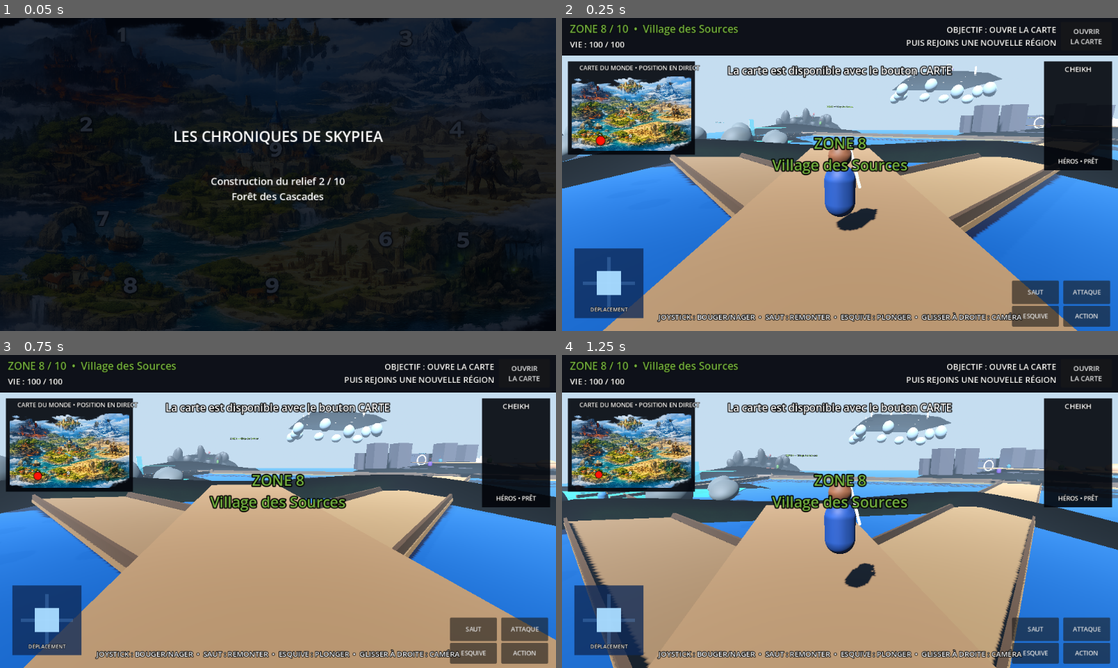
Above: before the commit, frames 1-4 (two rows, left to right).
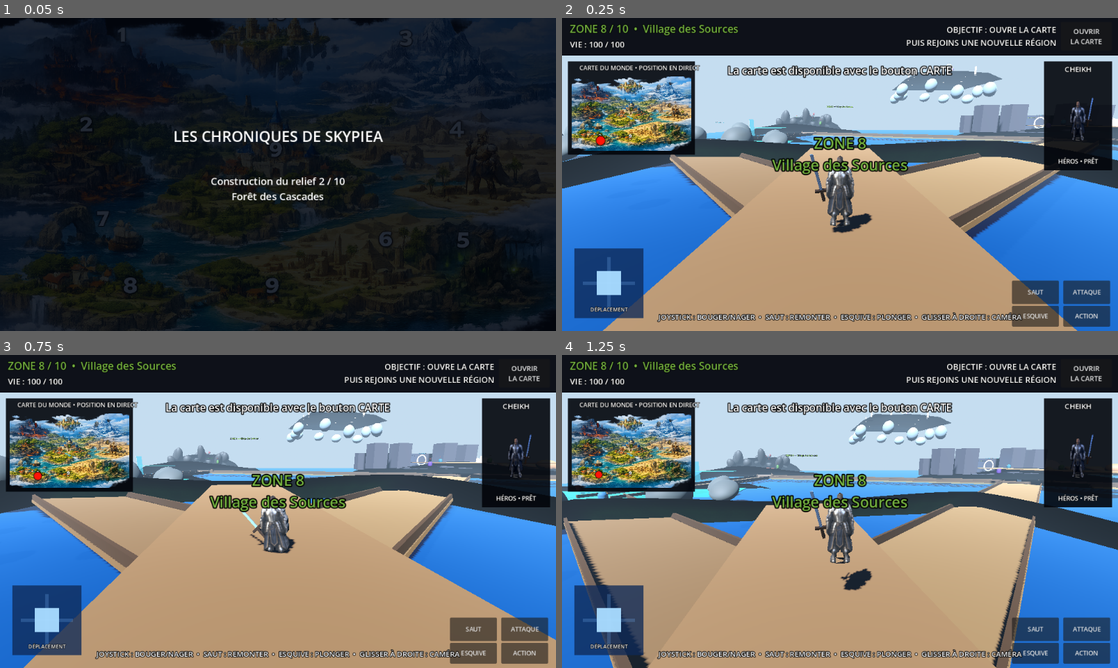
Above: after the commit, the same moments.

Repository: Chasmet/Zelda-like
Game: Godot game, scene res://scenes/main.tscn
The game is run twice, just before and just after one commit, with the same random seed, the same clock (stepped at 60 frames per second) and the same inputs.
Inputs (mouse positions are in pixels of both pictures, inside the frame that each line leads up to):
- Up to frame 1 (0.05 s): no input
- Up to frame 2 (0.25 s): no input
- Up to frame 3 (0.75 s): tap Enter at 0.5 s; move the mouse to (305, 511) at 0.52 s; hold W (move_forward) from 0.53 s (still down); hold Shift (dodge) from 0.53 s (still down); tap F (attack) at 0.6 s; click (305, 511) at 0.67 s
- Up to frame 4 (1.25 s): keep holding W (move_forward); keep holding Shift (dodge); tap Space (jump) at 0.77 s

Frame 1 is identical in both runs. In frame 2, 1.5% of the frame differs, in the area x 44-96%, y 25-69%; in frame 3, 1.0%; in frame 4, 1.5%, in the area x 44-96%, y 25-76%.

Commit message:
V8 : intégrer CHK joueur 1 comme héros principal
Remplace le héros existant par joueur 1 chk.glb, ajoute des animations procédurales adaptées au maillage monobloc, une épée animée, le portrait HUD et les validations complètes du gameplay Android.

Diff:
--- /dev/null
+++ b/scenes/chk_player_model.tscn
@@ -0,0 +1,50 @@
+[gd_scene load_steps=7 format=3]
+
+[ext_resource type="PackedScene" path="res://joueur 1 chk.glb" id="1_chk"]
+
+[sub_resource type="StandardMaterial3D" id="Material_blade"]
+albedo_color = Color(0.72, 0.82, 0.92, 1)
+metallic = 0.82
+roughness = 0.22
+
+[sub_resource type="BoxMesh" id="Mesh_blade"]
+material = SubResource("Material_blade")
+size = Vector3(0.07, 1.08, 0.035)
+
+[sub_resource type="StandardMaterial3D" id="Material_hilt"]
+albedo_color = Color(0.18, 0.11, 0.045, 1)
+metallic = 0.32
+roughness = 0.56
+
+[sub_resource type="BoxMesh" id="Mesh_guard"]
+material = SubResource("Material_hilt")
+size = Vector3(0.34, 0.065, 0.075)
+
+[sub_resource type="BoxMesh" id="Mesh_handle"]
+material = SubResource("Material_hilt")
+size = Vector3(0.075, 0.30, 0.075)
+
+[node name="CHKJoueur1" type="Node3D"]
+
+[node name="CharacterMesh" parent="." instance=ExtResource("1_chk")]
+position = Vector3(0, 0.92, 0)
+scale = Vector3(0.92, 0.92, 0.92)
+
+[node name="Sword" type="Node3D" parent="."]
+position = Vector3(0.50, 0.92, 0.03)
+rotation = Vector3(0, 0, -0.18)
+
+[node name="Blade" type="MeshInstance3D" parent="Sword"]
+position = Vector3(0, 0.57, 0)
+mesh = SubResource("Mesh_blade")
+cast_shadow = 1
+
+[node name="Guard" type="MeshInstance3D" parent="Sword"]
+position = Vector3(0, 0.025, 0)
+mesh = SubResource("Mesh_guard")
+cast_shadow = 1
+
+[node name="Handle" type="MeshInstance3D" parent="Sword"]
+position = Vector3(0, -0.16, 0)
+mesh = SubResource("Mesh_handle")
+cast_shadow = 1
--- a/scenes/main.tscn
+++ b/scenes/main.tscn
@@ -1,13 +1,13 @@
 [gd_scene load_steps=7 format=3]
 
-[ext_resource type="Script" path="res://scripts/main_water_final.gd" id="1_main"]
+[ext_resource type="Script" path="res://scripts/main_chk_player.gd" id="1_main"]
 [ext_resource type="Script" path="res://scripts/portrait_hud_adjuster.gd" id="2_portrait"]
 [ext_resource type="Script" path="res://scripts/ci_hud_capture.gd" id="3_capture"]
 [ext_resource type="Script" path="res://scripts/ci_walk_animation_check.gd" id="4_walk"]
 [ext_resource type="Script" path="res://scripts/ci_full_playthrough.gd" id="5_playthrough"]
 [ext_resource type="Script" path="res://scripts/ci_water_physics_check.gd" id="6_water"]
 
-[node name="SkypieaWaterPhysicsFinal" type="Node3D"]
+[node name="SkypieaCHKPlayer" type="Node3D"]
 script = ExtResource("1_main")
 
 [node name="PortraitHUDAdjuster" type="Node" parent="."]
--- a/scripts/ci_walk_animation_check.gd
+++ b/scripts/ci_walk_animation_check.gd
@@ -2,6 +2,9 @@
 
 const MAX_WAIT_SECONDS := 120.0
 const TEST_TOUCH_ID := 27
+const MIN_WALK_POSE_DELTA := 0.012
+const MIN_ATTACK_POSE_DELTA := 0.030
+const MIN_DODGE_POSE_DELTA := 0.040
 
 
 func _ready() -> void:
@@ -33,9 +36,15 @@
 		get_tree().quit(4)
 		return
 
-	if not bool(animator.call("is_rig_ready")):
-		push_error("CI TOUCH CHECK: Arm_L, Arm_R, Leg_L or Leg_R pivot is missing")
+	if not animator.has_method("is_animation_ready") or not bool(animator.call("is_animation_ready")):
+		push_error("CI TOUCH CHECK: CHK player animation system is not ready")
 		get_tree().quit(5)
+		return
+
+	var imported_model: Node = player.get_node_or_null("Visual/ImportedHeroModel/HeroBlenderAsset")
+	if not is_instance_valid(imported_model):
+		push_error("CI TOUCH CHECK: joueur 1 chk.glb was not installed as the active hero")
+		get_tree().quit(6)
 		return
 
 	var joystick_rect: Rect2 = joystick_base.get_global_rect()
@@ -54,10 +63,9 @@
 	if applied_move.length() < 0.45 or applied_move.y > -0.35:
 		push_error("CI TOUCH CHECK: touching above the joystick did not create forward movement: %s" % applied_move)
 		_release_touch(forward_touch)
-		get_tree().quit(6)
+		get_tree().quit(7)
 		return
 
-	# Measure two different limb poses while the same finger remains pressed.
 	await get_tree().create_timer(0.31).timeout
 	var first_position: Vector3 = player.global_position
 	var first_pose: Vector4 = animator.call("get_animation_signature")
@@ -73,12 +81,12 @@
 	if total_travelled < 2.0 or moving_interval < 0.80:
 		push_error("CI TOUCH CHECK: touchscreen joystick did not move the hero continuously; total %.4f interval %.4f debug=%s" % [total_travelled, moving_interval, movement_debug])
 		_release_touch(forward_touch)
-		get_tree().quit(7)
+		get_tree().quit(8)
 		return
-	if pose_change < 0.15:
-		push_error("CI TOUCH CHECK: hero moved but limbs remained frozen; pose delta %.4f" % pose_change)
+	if pose_change < MIN_WALK_POSE_DELTA:
+		push_error("CI TOUCH CHECK: CHK hero moved but the visible model animation stayed frozen; pose delta %.4f" % pose_change)
 		_release_touch(forward_touch)
-		get_tree().quit(8)
+		get_tree().quit(9)
 		return
 
 	_release_touch(forward_touch)
@@ -91,14 +99,35 @@
 
 	if released_move.length() > 0.01:
 		push_error("CI TOUCH CHECK: hero kept receiving input after finger release: %s" % released_move)
-		get_tree().quit(9)
+		get_tree().quit(10)
 		return
 	if stopping_distance > 0.45:
 		push_error("CI TOUCH CHECK: hero failed to stop after release; travelled %.4f" % stopping_distance)
-		get_tree().quit(10)
+		get_tree().quit(11)
 		return
 
-	print("CI TOUCH CHECK OK: total=%.3f interval=%.3f pose_delta=%.3f stop=%.3f" % [total_travelled, moving_interval, pose_change, stopping_distance])
+	var idle_pose: Vector4 = animator.call("get_animation_signature")
+	player.call("attack")
+	await get_tree().create_timer(0.18).timeout
+	var attack_pose: Vector4 = animator.call("get_animation_signature")
+	var attack_change: float = (attack_pose - idle_pose).length()
+	if attack_change < MIN_ATTACK_POSE_DELTA:
+		push_error("CI TOUCH CHECK: CHK attack animation is not visible; delta %.4f" % attack_change)
+		get_tree().quit(12)
+		return
+
+	await get_tree().create_timer(0.48).timeout
+	var before_dodge: Vector4 = animator.call("get_animation_signature")
+	player.call("dodge")
+	await get_tree().create_timer(0.20).timeout
+	var dodge_pose: Vector4 = animator.call("get_animation_signature")
+	var dodge_change: float = (dodge_pose - before_dodge).length()
+	if dodge_change < MIN_DODGE_POSE_DELTA:
+		push_error("CI TOUCH CHECK: CHK dodge animation is not visible; delta %.4f" % dodge_change)
+		get_tree().quit(13)
+		return
+
+	print("CI TOUCH CHECK OK: model=joueur 1 chk.glb total=%.3f interval=%.3f walk_delta=%.3f attack_delta=%.3f dodge_delta=%.3f stop=%.3f" % [total_travelled, moving_interval, pose_change, attack_change, dodge_change, stopping_distance])
 	get_tree().quit()
 
 
--- /dev/null
+++ b/scripts/main_chk_player.gd
@@ -0,0 +1,45 @@
+extends "res://scripts/main_water_final.gd"
+
+const CHK_PLAYER_SCRIPT = preload("res://scripts/player_chk.gd")
+const CHK_HERO_MODEL = "res://scenes/chk_player_model.tscn"
+
+
+func _spawn_player() -> void:
+	if not ResourceLoader.exists(CHK_HERO_MODEL):
+		push_error("Le modèle joueur 1 chk.glb est absent ou non importable")
+		return
+
+	player = CHK_PLAYER_SCRIPT.new()
+	player.name = "CheikhHeroCHK"
+	var center: Vector3 = ZONE_CENTERS[START_ZONE]
+	var spawn_x: float = center.x
+	var spawn_z: float = center.z + 4.0
+	player.position = Vector3(
+		spawn_x,
+		_terrain_world_height(START_ZONE, spawn_x, spawn_z) + 0.45,
+		spawn_z
+	)
+	add_child(player)
+	player.set_spawn(player.global_position)
+	player.set_water_profile(OCEAN_SURFACE_Y, OCEAN_BOTTOM_Y, OCEAN_BOUNDS)
+	player.apply_asset(CHK_HERO_MODEL)
+	player.health_changed.connect(_on_health_changed)
+	player.attack_requested.connect(_on_player_attack)
+	player.interact_requested.connect(_on_interact)
+
+
+func _build_character_portrait(root) -> void:
+	super._build_character_portrait(root)
+	if not is_instance_valid(portrait_viewport):
+		return
+	if is_instance_valid(portrait_model):
+		portrait_model.queue_free()
+		portrait_model = null
+	if not ResourceLoader.exists(CHK_HERO_MODEL):
+		return
+	var hero_resource: Resource = load(CHK_HERO_MODEL)
+	if hero_resource is PackedScene:
+		portrait_model = (hero_resource as PackedScene).instantiate()
+		portrait_model.rotation.y = PI
+		portrait_model.position = Vector3.ZERO
+		portrait_viewport.add_child(portrait_model)
--- /dev/null
+++ b/scripts/player_chk.gd
@@ -0,0 +1,20 @@
+class_name CHKPlayerController
+extends "res://scripts/player_water.gd"
+
+
+func _update_model_animation() -> void:
+	if not is_instance_valid(_model_animator):
+		return
+
+	var horizontal_speed: float = Vector2(velocity.x, velocity.z).length()
+	_model_animator.set_swimming(in_water, underwater)
+	if in_water:
+		_model_animator.set_locomotion(
+			horizontal_speed / maxf(swim_sprint_speed, 0.01),
+			false
+		)
+	else:
+		_model_animator.set_locomotion(
+			horizontal_speed / maxf(sprint_speed, 0.01),
+			not is_on_floor()
+		)
--- a/scripts/procedural_animator.gd
+++ b/scripts/procedural_animator.gd
@@ -13,15 +13,19 @@
 var _cape: Node3D
 var _parts: Array[Node3D] = []
 var _base_transforms: Dictionary = {}
+
 var _time: float = 0.0
 var _move_ratio: float = 0.0
 var _target_move_ratio: float = 0.0
 var _airborne: bool = false
+var _swimming: bool = false
+var _underwater: bool = false
 var _action: StringName = &""
 var _action_time: float = 0.0
 var _action_duration: float = 0.0
 var _dead: bool = false
 var _rig_ready: bool = false
+var _single_mesh_mode: bool = false
 
 
 func bind_model(model_root: Node3D) -> void:
@@ -56,8 +60,9 @@
 		and is_instance_valid(_leg_left)
 		and is_instance_valid(_leg_right)
 	)
-	if not _rig_ready:
-		push_warning("Cheikh hero rig is incomplete; a visible fallback motion will be used")
+	_single_mesh_mode = not _rig_ready
+	if _single_mesh_mode:
+		print("CHK joueur 1 : animation procédurale du modèle complet activée")
 	reset_pose()
 
 
@@ -66,16 +71,34 @@
 	_airborne = airborne
 
 
+func set_swimming(swimming: bool, underwater: bool = false) -> void:
+	_swimming = swimming
+	_underwater = underwater
+
+
 func is_rig_ready() -> bool:
 	return _rig_ready
 
 
+func is_animation_ready() -> bool:
+	return is_instance_valid(_model_root)
+
+
 func get_animation_signature() -> Vector4:
+	if _rig_ready:
+		return Vector4(
+			_arm_left.rotation.x if is_instance_valid(_arm_left) else 0.0,
+			_arm_right.rotation.x if is_instance_valid(_arm_right) else 0.0,
+			_leg_left.rotation.x if is_instance_valid(_leg_left) else 0.0,
+			_leg_right.rotation.x if is_instance_valid(_leg_right) else 0.0
+		)
+	if not is_instance_valid(_model_root):
+		return Vector4.ZERO
 	return Vector4(
-		_arm_left.rotation.x if is_instance_valid(_arm_left) else 0.0,
-		_arm_right.rotation.x if is_instance_valid(_arm_right) else 0.0,
-		_leg_left.rotation.x if is_instance_valid(_leg_left) else 0.0,
-		_leg_right.rotation.x if is_instance_valid(_leg_right) else 0.0
+		_model_root.rotation.x,
+		_model_root.rotation.z,
+		_model_root.position.y,
+		_model_root.scale.y
 	)
 
 
@@ -104,6 +127,9 @@
 	_action_duration = 0.0
 	_move_ratio = 0.0
 	_target_move_ratio = 0.0
+	_airborne = false
+	_swimming = false
+	_underwater = false
 	_restore_base_pose()
 
 
@@ -112,7 +138,7 @@
 		return
 
 	_time += delta
-	_move_ratio = move_toward(_move_ratio, _target_move_ratio, delta * 4.8)
+	_move_ratio = move_toward(_move_ratio, _target_move_ratio, delta * 5.2)
 	if _action_time > 0.0:
 		_action_time = maxf(0.0, _action_time - delta)
 		if _action_time <= 0.0 and not _dead:
@@ -127,10 +153,14 @@
 		_animate_dodge()
 	elif _action == &"hit":
 		_animate_hit()
+	elif _swimming:
+		_animate_swimming()
 	elif _airborne:
 		_animate_airborne()
+	elif _rig_ready:
+		_animate_rigged_locomotion()
 	else:
-		_animate_locomotion()
+		_animate_single_mesh_locomotion()
 
 
 func _start_action(action_name: StringName, duration: float) -> void:
@@ -145,18 +175,57 @@
 	return clampf(1.0 - (_action_time / _action_duration), 0.0, 1.0)
 
 
-func _animate_locomotion() -> void:
+func _animate_single_mesh_locomotion() -> void:
+	var breathing: float = sin(_time * 2.15)
+	if _move_ratio <= 0.045:
+		_model_root.position.y += breathing * 0.012
+		_model_root.rotation.z += sin(_time * 1.22) * 0.010
+		_model_root.rotation.y += sin(_time * 0.72) * 0.008
+		_model_root.scale = _model_root.scale * Vector3(
+			1.0 - breathing * 0.0035,
+			1.0 + breathing * 0.007,
+			1.0 - breathing * 0.0035
+		)
+		if is_instance_valid(_weapon):
+			_weapon.rotation.z += sin(_time * 1.35) * 0.014
+		return
+
+	var run_blend: float = clampf((_move_ratio - 0.52) / 0.48, 0.0, 1.0)
+	var cadence: float = lerpf(7.2, 12.0, run_blend)
+	var phase: float = _time * cadence
+	var stride: float = sin(phase)
+	var impact: float = absf(sin(phase))
+	var bounce: float = impact * lerpf(0.045, 0.085, run_blend)
+	var sway: float = stride * lerpf(0.045, 0.085, run_blend)
+	var lateral: float = sin(phase * 0.5) * lerpf(0.015, 0.033, run_blend)
+
+	_model_root.position.y += bounce
+	_model_root.position.x += lateral
+	_model_root.rotation.x += lerpf(-0.025, -0.085, run_blend)
+	_model_root.rotation.z += sway
+	_model_root.rotation.y += sin(phase * 0.5) * lerpf(0.018, 0.035, run_blend)
+	_model_root.scale = _model_root.scale * Vector3(
+		1.0 + impact * lerpf(0.010, 0.020, run_blend),
+		1.0 - impact * lerpf(0.014, 0.028, run_blend),
+		1.0 + impact * lerpf(0.008, 0.016, run_blend)
+	)
+	if is_instance_valid(_weapon):
+		_weapon.rotation.x += -stride * lerpf(0.18, 0.30, run_blend)
+		_weapon.rotation.z += stride * lerpf(0.10, 0.18, run_blend)
+
+
+func _animate_rigged_locomotion() -> void:
 	var breathing: float = sin(_time * 2.25)
 	if is_instance_valid(_torso):
 		_torso.position.y += breathing * 0.018
-		torso_idle_rotation(_torso, breathing)
+		_torso.rotation.x += breathing * 0.010
+		_torso.rotation.z += sin(_time * 1.15) * 0.007
 	if is_instance_valid(_head):
 		_head.rotation.z += sin(_time * 1.45) * 0.018
 
 	if _move_ratio <= 0.045:
 		if is_instance_valid(_cape):
 			_cape.rotation.x += sin(_time * 1.8) * 0.045
-			_cape.rotation.z += sin(_time * 1.1) * 0.014
 		return
 
 	var run_blend: float = clampf((_move_ratio - 0.58) / 0.42, 0.0, 1.0)
@@ -168,47 +237,34 @@
 	var swing_amount: float = lerpf(0.62, 1.02, run_blend) * clampf(_move_ratio + 0.20, 0.0, 1.2)
 	var leg_amount: float = swing_amount * 0.92
 	var bounce: float = impact * lerpf(0.050, 0.095, run_blend)
-	var side_shift: float = sin(phase * 0.5) * lerpf(0.018, 0.040, run_blend)
 
 	_model_root.position.y += bounce
-	_model_root.position.x += side_shift
 	_model_root.rotation.x += lerpf(-0.035, -0.12, run_blend)
 	_model_root.rotation.z += sin(phase * 0.5) * lerpf(0.018, 0.045, run_blend)
 
 	if is_instance_valid(_hips):
 		_hips.rotation.y += sin(phase) * lerpf(0.075, 0.13, run_blend)
-		_hips.rotation.z += sin(phase * 0.5) * 0.045
 	if is_instance_valid(_torso):
 		_torso.rotation.y -= sin(phase) * lerpf(0.085, 0.15, run_blend)
 		_torso.position.y += bounce * 0.26
 	if is_instance_valid(_head):
 		_head.rotation.y += sin(phase) * 0.035
-		_head.rotation.x -= bounce * 0.28
-
 	if is_instance_valid(_arm_left):
 		_arm_left.rotation.x += stride * swing_amount
-		_arm_left.rotation.z -= 0.06 + run_blend * 0.10
 	if is_instance_valid(_arm_right):
 		_arm_right.rotation.x += opposite * swing_amount
-		_arm_right.rotation.z += 0.06 + run_blend * 0.10
 	if is_instance_valid(_leg_left):
 		_leg_left.rotation.x += opposite * leg_amount
-		_leg_left.rotation.z -= 0.018
 	if is_instance_valid(_leg_right):
 		_leg_right.rotation.x += stride * leg_amount
-		_leg_right.rotation.z += 0.018
 	if is_instance_valid(_cape):
 		_cape.rotation.x += 0.12 + run_blend * 0.18 + impact * 0.10
-		_cape.rotation.z += sin(phase * 0.5) * 0.055
-
-
-func torso_idle_rotation(torso: Node3D, breathing: float) -> void:
-	torso.rotation.x += breathing * 0.010
-	torso.rotation.z += sin(_time * 1.15) * 0.007
 
 
 func _animate_airborne() -> void:
-	_model_root.rotation.x -= 0.08
+	_model_root.position.y += 0.045
+	_model_root.rotation.x -= 0.12
+	_model_root.scale = _model_root.scale * Vector3(0.985, 1.045, 0.985)
 	if is_instance_valid(_arm_left):
 		_arm_left.rotation.x -= 0.72
 		_arm_left.rotation.z -= 0.28
@@ -219,50 +275,78 @@
 		_leg_left.rotation.x += 0.42
 	if is_instance_valid(_leg_right):
 		_leg_right.rotation.x -= 0.28
-	if is_instance_valid(_torso):
-		_torso.rotation.x -= 0.14
-	if is_instance_valid(_cape):
-		_cape.rotation.x += 0.40
+	if is_instance_valid(_weapon):
+		_weapon.rotation.x -= 0.28
+
+
+func _animate_swimming() -> void:
+	var speed_blend: float = clampf(_move_ratio, 0.0, 1.0)
+	var phase: float = _time * lerpf(3.8, 7.5, speed_blend)
+	var wave: float = sin(phase)
+	var dive_tilt: float = -0.42 if _underwater else -0.22
+	_model_root.rotation.x += dive_tilt - speed_blend * 0.12
+	_model_root.rotation.z += wave * lerpf(0.025, 0.065, speed_blend)
+	_model_root.position.y += sin(phase * 0.72) * 0.045
+	_model_root.position.x += sin(phase * 0.5) * 0.022
+	_model_root.scale = _model_root.scale * Vector3(
+		1.0 + absf(wave) * 0.008,
+		1.0 - absf(wave) * 0.012,
+		1.0 + absf(wave) * 0.010
+	)
+	if is_instance_valid(_arm_left):
+		_arm_left.rotation.x += wave * 0.82
+	if is_instance_valid(_arm_right):
+		_arm_right.rotation.x -= wave * 0.82
+	if is_instance_valid(_leg_left):
+		_leg_left.rotation.x -= wave * 0.48
+	if is_instance_valid(_leg_right):
+		_leg_right.rotation.x += wave * 0.48
+	if is_instance_valid(_weapon):
+		_weapon.rotation.z += 0.25 + wave * 0.10
 
 
 func _animate_attack() -> void:
 	var progress: float = _action_progress()
-	var windup: float = clampf(progress / 0.30, 0.0, 1.0)
-	var strike: float = clampf((progress - 0.30) / 0.34, 0.0, 1.0)
-	var recover: float = clampf((progress - 0.64) / 0.36, 0.0, 1.0)
+	var windup: float = clampf(progress / 0.28, 0.0, 1.0)
+	var strike: float = clampf((progress - 0.28) / 0.34, 0.0, 1.0)
+	var recover: float = clampf((progress - 0.62) / 0.38, 0.0, 1.0)
 	var arc: float = sin(progress * PI)
 
+	_model_root.position.z -= arc * 0.16
 	_model_root.position.y += arc * 0.035
+	_model_root.rotation.y += -0.28 * windup + 0.58 * strike - 0.30 * recover
+	_model_root.rotation.z += -0.10 * windup + 0.16 * strike - 0.08 * recover
+	_model_root.scale = _model_root.scale * Vector3(
+		1.0 + arc * 0.025,
+		1.0 - arc * 0.015,
+		1.0 + arc * 0.035
+	)
 	if is_instance_valid(_arm_right):
 		_arm_right.rotation.x += lerpf(-1.05, 1.85, strike) - recover * 0.85
 		_arm_right.rotation.z += -0.78 * windup + 1.05 * strike - 0.35 * recover
-	if is_instance_valid(_weapon):
-		_weapon.rotation.x += 0.25 + strike * 0.78
-		_weapon.rotation.z += -0.20 + strike * 1.42
+	if is_instance_valid(_arm_left):
+		_arm_left.rotation.z -= 0.42
 	if is_instance_valid(_torso):
 		_torso.rotation.y += -0.48 * windup + 0.88 * strike - 0.42 * recover
-	if is_instance_valid(_hips):
-		_hips.rotation.y -= 0.25 * windup
-	if is_instance_valid(_arm_left):
-		_arm_left.rotation.z -= 0.42
-		_arm_left.rotation.x -= 0.18
+	if is_instance_valid(_weapon):
+		_weapon.rotation.x += 0.18 + strike * 0.86
+		_weapon.rotation.z += -0.55 * windup + 1.78 * strike - 0.70 * recover
 
 
 func _animate_dodge() -> void:
 	var progress: float = _action_progress()
 	var arc: float = sin(progress * PI)
-	_model_root.position.y -= arc * 0.34
-	_model_root.rotation.z += sin(progress * TAU) * 0.22
-	if is_instance_valid(_torso):
-		_torso.rotation.x += arc * 0.58
-	if is_instance_valid(_arm_left):
-		_arm_left.rotation.x -= arc * 0.82
-	if is_instance_valid(_arm_right):
-		_arm_right.rotation.x -= arc * 0.82
-	if is_instance_valid(_leg_left):
-		_leg_left.rotation.x += arc * 0.68
-	if is_instance_valid(_leg_right):
-		_leg_right.rotation.x -= arc * 0.62
+	_model_root.position.y -= arc * 0.30
+	_model_root.position.z -= arc * 0.10
+	_model_root.rotation.z += sin(progress * TAU) * 0.34
+	_model_root.rotation.x += arc * 0.36
+	_model_root.scale = _model_root.scale * Vector3(
+		1.0 + arc * 0.10,
+		1.0 - arc * 0.18,
+		1.0 + arc * 0.10
+	)
+	if is_instance_valid(_weapon):
+		_weapon.rotation.z += arc * 0.55
 	if is_instance_valid(_cape):
 		_cape.rotation.x += arc * 0.60
 
@@ -270,9 +354,14 @@
 func _animate_hit() -> void:
 	var progress: float = _action_progress()
 	var kick: float = sin(progress * PI)
-	_model_root.position.z += kick * 0.09
-	if is_instance_valid(_torso):
-		_torso.rotation.x -= kick * 0.42
+	_model_root.position.z += kick * 0.13
+	_model_root.rotation.x -= kick * 0.32
+	_model_root.rotation.z += sin(progress * TAU) * 0.06
+	_model_root.scale = _model_root.scale * Vector3(
+		1.0 + kick * 0.08,
+		1.0 - kick * 0.10,
+		1.0 + kick * 0.08
+	)
 	if is_instance_valid(_head):
 		_head.rotation.x -= kick * 0.28
 	if is_instance_valid(_arm_left):
@@ -284,14 +373,21 @@
 func _animate_death() -> void:
 	var progress: float = _action_progress()
 	var fall: float = progress * progress * (3.0 - 2.0 * progress)
-	_model_root.rotation.x += fall * 1.50
-	_model_root.position.y -= fall * 0.52
+	_model_root.rotation.x += fall * 1.46
+	_model_root.rotation.z += fall * 0.16
+	_model_root.position.y -= fall * 0.48
+	_model_root.position.z += fall * 0.18
+	_model_root.scale = _model_root.scale * Vector3(
+		1.0 + fall * 0.10,
+		1.0 - fall * 0.12,
+		1.0 + fall * 0.08
+	)
 	if is_instance_valid(_arm_left):
 		_arm_left.rotation.z -= fall * 0.62
 	if is_instance_valid(_arm_right):
 		_arm_right.rotation.z += fall * 0.62
-	if is_instance_valid(_cape):
-		_cape.rotation.x += fall * 0.50
+	if is_instance_valid(_weapon):
+		_weapon.rotation.z += fall * 0.95
 
 
 func _restore_base_pose() -> void:
Not shown, changed: export_presets.cfg
